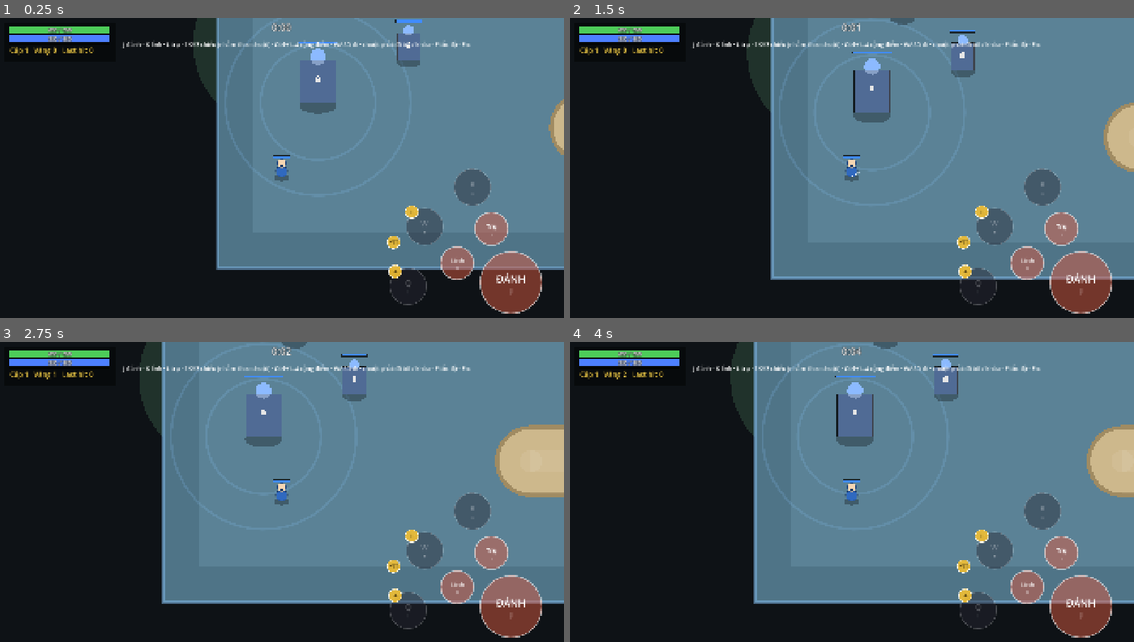
Above: before the commit, frames 1-4 (two rows, left to right).
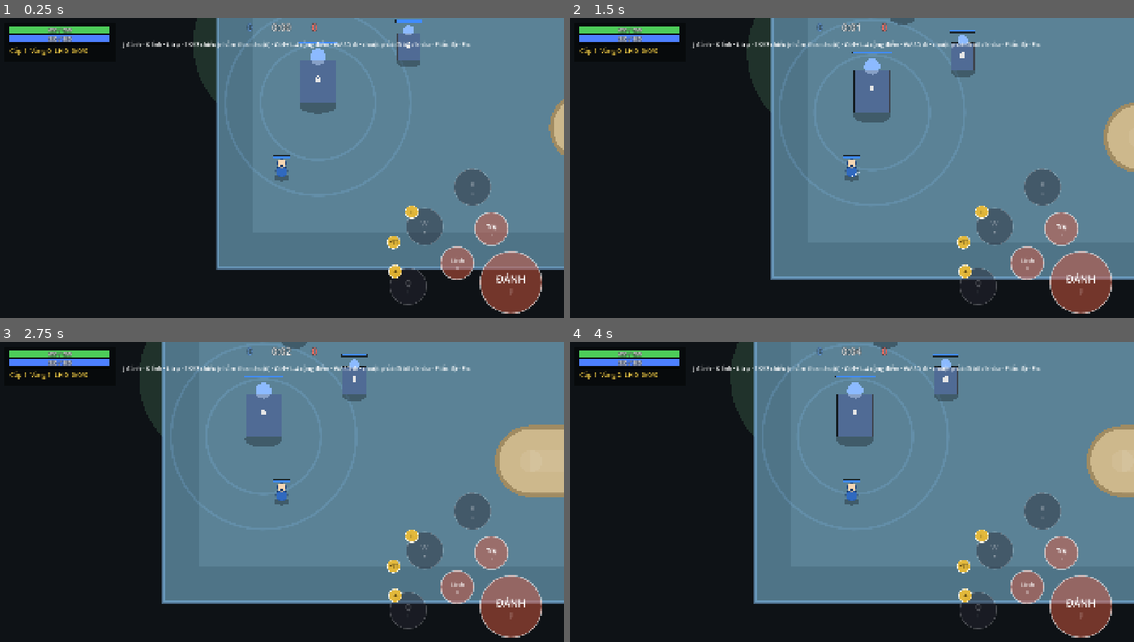
Above: after the commit, the same moments.

Repository: langhoangtien/clash-born-v2
Game: Godot game, scene res://app/match_scene.tscn
Two runs of this game, one before a commit and one after it. Both use one fixed random seed, a clock stepped at 60 frames per second and the inputs below. This scene is started directly instead of the project's main scene.
Inputs (mouse positions are in pixels of both pictures, inside the frame that each line leads up to):
- Up to frame 1 (0.25 s): no input
- Up to frame 2 (1.5 s): tap Enter at 0.5 s; drag from (665, 258) to (908, 108) at 0.52 s; drag from (1038, 243) to (823, 240) at 1.27 s
- Up to frame 3 (2.75 s): move the mouse to (468, 567) at 2.02 s; hold D from 2.03 s (still down); tap 5 at 2.1 s; click (468, 567) at 2.17 s
- Up to frame 4 (4 s): release D at 2.75 s; drag from (823, 564) to (682, 453) at 2.77 s; tap Space at 3.5 s; move the mouse to (1021, 549) at 3.52 s; hold A from 3.53 s (still down); tap K at 3.6 s; click (1021, 549) at 3.67 s

The runs differ from the first frame. In frame 1, 0.2% of the frame differs, in the area x 1-57%, y 1-13%; in frame 2, 0.2%; in frame 3, 0.2%; in frame 4, 0.2%.

Commit message:
M4.0: buff/debuff bar at bottom center left of Q, KDA with assists (ECO-09), team score (D-66)
Co-Authored-By: Claude Opus 5.5 <noreply@anthropic.com>
Claude-Session: https://claude.ai/code/session_01U9XXiwXKA4KHDW2xJbUPmE

Diff:
--- a/app/match_scene.gd
+++ b/app/match_scene.gd
@@ -22,6 +22,7 @@
 @onready var skill_buttons: SkillButtons = $Hud/SkillButtons
 @onready var talent_panel: TalentPanel = $Hud/TalentPanel
 @onready var aim_indicator: AimIndicator = $AimIndicator
+@onready var buff_bar: BuffBar = $Hud/BuffBar
 
 var world: World
 var runner: SimRunner
@@ -55,6 +56,8 @@
 	skills.talents = talent_panel
 	skills.connect_signals()
 	match_hud.world = world
+	buff_bar.world = world
+	buff_bar.hero = hero
 	match_hud.hero = hero
 	hud.text = HELP
 
@@ -73,6 +76,7 @@
 	camera.position = units_view.display_position(hero)
 	match_hud.speed = runner.speed
 	skills.refresh()
+	buff_bar.right_limit = skill_buttons.global_position.x + skill_buttons.skill_center(0).x - SkillButtons.SKILL_RADIUS
 	if world.winner >= 0 and result == null:
 		_show_result()
 
--- a/app/match_scene.tscn
+++ b/app/match_scene.tscn
@@ -10,6 +10,7 @@
 [ext_resource type="Script" path="res://view/hud/skill_buttons.gd" id="8_skill"]
 [ext_resource type="Script" path="res://view/hud/talent_panel.gd" id="9_talent"]
 [ext_resource type="Script" path="res://view/hud/aim_indicator.gd" id="10_aim"]
+[ext_resource type="Script" path="res://view/hud/buff_bar.gd" id="11_buff"]
 
 [node name="MatchScene" type="Node2D"]
 script = ExtResource("1_match")
@@ -37,6 +38,14 @@
 anchor_bottom = 1.0
 mouse_filter = 2
 script = ExtResource("7_hud")
+
+[node name="BuffBar" type="Control" parent="Hud"]
+layout_mode = 3
+anchors_preset = 15
+anchor_right = 1.0
+anchor_bottom = 1.0
+mouse_filter = 2
+script = ExtResource("11_buff")
 
 [node name="Info" type="Label" parent="Hud"]
 offset_left = 420.0
--- a/content/balance/balance_settings.tres
+++ b/content/balance/balance_settings.tres
@@ -59,3 +59,4 @@
 hero_kill_gold_per_level = 10
 death_gold_per_level = 25
 talent_level = 20
+assist_window = 15.0
--- a/sim/core/balance_settings.gd
+++ b/sim/core/balance_settings.gd
@@ -81,6 +81,8 @@
 @export var hero_kill_gold_per_level: int
 ## ECO-05: chết mất death_gold_per_level × cấp vàng.
 @export var death_gold_per_level: int
+## ECO-09: hero gây sát thương lên hero địch trong chừng này giây trước khi nó chết được tính hỗ trợ.
+@export var assist_window: float
 
 @export_group("Điều khiển (CTL)")
 ## CTL-02: tầm tìm mục tiêu = tầm đánh + chừng này.
--- a/sim/systems/damage_system.gd
+++ b/sim/systems/damage_system.gd
@@ -34,6 +34,8 @@
 			if source != null and source.kind == Entity.Kind.HERO and target.kind == Entity.Kind.HERO and source.team != target.team:
 				world.emit(&"hero_attacked_hero", r.source_id, r.target_id)  # DEF-11
 		amount = Effects.absorb(world, target, amount)  # EFF-06
+		if source != null and source.kind == Entity.Kind.HERO and target.kind == Entity.Kind.HERO and source.team != target.team:
+			target.damaged_by[source.id] = world.tick  # ECO-09
 		target.health -= amount
 		if amount > 0.0 and (target.kind == Entity.Kind.HERO or (source != null and source.kind == Entity.Kind.HERO)):
 			world.note(&"crit" if r.crit else &"damage", target.position, amount)
--- a/sim/systems/death_system.gd
+++ b/sim/systems/death_system.gd
@@ -106,4 +106,21 @@
 		h.gold += gold / paid.size()
 	if not paid.is_empty():
 		world.emit(&"kill_credited", paid[0].id, e.id, gold)
+	_count_kda(world, e, killer)
 	e.gold = maxi(0, e.gold - b.death_gold_per_level * level)
+
+
+## ECO-09: kẻ hạ (hero) +1 hạ; nạn nhân +1 chết; hero địch khác đã gây sát thương trong
+## `assist_window` giây +1 hỗ trợ.
+func _count_kda(world: World, victim: Entity, killer: Entity) -> void:
+	victim.deaths += 1
+	if killer != null:
+		killer.kills += 1
+	var since: int = world.tick - SimClock.seconds_to_ticks(world.balance.assist_window)
+	var ids: Array = victim.damaged_by.keys()
+	ids.sort()
+	for id: int in ids:
+		var h: Entity = world.find_entity(id)
+		if h != null and h != killer and victim.damaged_by[id] >= since:
+			h.assists += 1
+	victim.damaged_by.clear()
--- a/sim/world/entity.gd
+++ b/sim/world/entity.gd
@@ -43,6 +43,11 @@
 var attribute_bonus_count: int = 0
 ## TAL-01: ô kỹ năng đã chọn talent (-1 = chưa).
 var talent_slot: int = -1
+## ECO-09: hạ / chết / hỗ trợ; hero địch đã gây sát thương lên mình → tick gần nhất.
+var kills: int = 0
+var deaths: int = 0
+var assists: int = 0
+var damaged_by: Dictionary[int, int] = {}
 var gold: int = 0
 var last_hits: int = 0
 var killer_id: int = -1
--- /dev/null
+++ b/sim/world/match_score.gd
@@ -0,0 +1,11 @@
+class_name MatchScore
+extends RefCounted
+## Tỷ số trận (ECO-09): số lần hero đội kia đã chết.
+
+
+static func team_kills(world: World, team: int) -> int:
+	var total: int = 0
+	for e: Entity in world.entities:
+		if e.kind == Entity.Kind.HERO and e.team != team and e.team != 2:
+			total += e.deaths
+	return total
--- a/sim/world/world.gd
+++ b/sim/world/world.gd
@@ -186,7 +186,7 @@
 	for e: Entity in entities:
 		ctx.update(PackedInt64Array([e.id, e.team, e.kind, e.order.type, int(e.order.finished), e.order.target_id,
 			int(e.alive), int(e.locked), int(e.returning), int(e.has_origin), e.aggro_target_id, e.aggro_until_tick, e.attack_phase, e.attack_target_id, e.attack_start_tick, e.attack_release_tick, e.next_attack_tick,
-			e.lock_target_id, e.respawn_tick, e.gold, e.last_hits, e.skill_points, e.attribute_bonus_count, e.talent_slot]).to_byte_array())
+			e.lock_target_id, e.respawn_tick, e.gold, e.last_hits, e.skill_points, e.attribute_bonus_count, e.talent_slot, e.kills, e.deaths, e.assists]).to_byte_array())
 		ctx.update(PackedFloat64Array([e.position.x, e.position.y, e.radius, e.health, e.mana,
 			e.order.point.x, e.order.point.y, e.order.direction.x, e.order.direction.y,
 			e.chase_origin.x, e.chase_origin.y, e.xp]).to_byte_array())
--- /dev/null
+++ b/tests/sim/systems/test_kda.gd
@@ -0,0 +1,60 @@
+extends TestCase
+## M4.0: KDA (ECO-09): hạ / chết / hỗ trợ trong `assist_window` giây.
+
+const Fixture = preload("res://tests/sim/core/balance_fixture.gd")
+
+
+func _world() -> World:
+	var b: BalanceSettings = Fixture.make()
+	b.assist_window = 15.0
+	return World.new(1, b)
+
+
+func _hero(w: World, team: int) -> Entity:
+	var e: Entity = Entity.new()
+	e.team = team
+	e.radius = 24.0
+	e.stats = StatBlock.new(w.balance)
+	e.stats.set_base(StatId.Id.MAX_HP, 1000)
+	e.stats.set_base(StatId.Id.DAMAGE_TAKEN_MULTIPLIER, 1.0)
+	return w.add_entity(e)
+
+
+func _hit(w: World, source: Entity, target: Entity, amount: float) -> void:
+	var r: DamageRequest = DamageRequest.new()
+	r.source_id = source.id if source != null else -1
+	r.target_id = target.id
+	r.raw = amount
+	r.damage_type = DamageFormulas.DamageType.PURE
+	w.damage_requests.append(r)
+	w.step()
+
+
+func test_ECO_09_kill_death_and_assist() -> void:
+	var w: World = _world()
+	var a: Entity = _hero(w, 0)
+	var helper: Entity = _hero(w, 0)
+	var late: Entity = _hero(w, 0)
+	var victim: Entity = _hero(w, 1)
+	_hit(w, late, victim, 10.0)
+	for i: int in range(16 * 30):
+		w.step()
+	_hit(w, helper, victim, 100.0)
+	_hit(w, a, victim, 5000.0)
+	assert_eq(a.kills, 1)
+	assert_eq(victim.deaths, 1)
+	assert_eq(helper.assists, 1, "gây sát thương trong 15 s trước khi chết")
+	assert_eq(late.assists, 0, "quá 15 s thì không tính")
+	assert_eq(a.assists, 0, "kẻ hạ không tính hỗ trợ")
+
+
+func test_ECO_09_tower_kill_counts_death_and_assists_only() -> void:
+	var w: World = _world()
+	var a: Entity = _hero(w, 0)
+	var victim: Entity = _hero(w, 1)
+	_hit(w, a, victim, 100.0)
+	_hit(w, null, victim, 5000.0)
+	assert_eq(victim.deaths, 1)
+	assert_eq(a.kills, 0)
+	assert_eq(a.assists, 1)
+	assert_eq(MatchScore.team_kills(w, 0), 1, "tỷ số tính theo số lần hero đội kia chết")
--- a/tests/view/test_match_hud.gd
+++ b/tests/view/test_match_hud.gd
@@ -64,3 +64,40 @@
 	assert_eq(hero.talent_slot, AbilityDef.Slot.W)
 	assert_false(scene.talent_panel.visible)
 	scene.free()
+
+
+func test_M40_buff_bar_entries_and_layout() -> void:
+	var w: World = World.new(1, BalanceSettings.new())
+	var e: Entity = Entity.new()
+	e.stats = StatBlock.new(w.balance)
+	w.add_entity(e)
+	var passive: EffectDef = EffectDef.new()
+	passive.id = &"innate"
+	passive.duration = "0"
+	passive.tags = [&"passive"]
+	var slow: EffectDef = EffectDef.new()
+	slow.id = &"slow"
+	slow.display_name = "Băng giá"
+	slow.duration = "2"
+	slow.tags = [&"debuff"]
+	var shield: EffectDef = EffectDef.new()
+	shield.id = &"shield"
+	shield.display_name = "Giáp Sắt"
+	shield.duration = "4"
+	shield.tags = [&"buff"]
+	Effects.apply(w, e, passive, e)
+	Effects.apply(w, e, slow, null)
+	Effects.apply(w, e, shield, e)
+	var entries: Array = BuffBar.entries(w, e)
+	assert_eq(entries.size(), 2, "nội tại (passive) không hiện")
+	assert_eq(entries[0][0], shield, "buff trước, debuff sau")
+	assert_true(entries[1][1], "debuff")
+	assert_near(entries[0][2], 1.0, 0.01, "còn đủ thời gian")
+	var bar: BuffBar = BuffBar.new()
+	bar.size = Vector2(1280, 720)
+	bar.right_limit = 900.0
+	var row: Rect2 = bar.row_rect(3)
+	assert_near(row.get_center().x, 640.0, 1.0, "căn giữa màn hình")
+	bar.right_limit = 680.0
+	assert_true(bar.row_rect(12).end.x <= 680.0, "nhiều icon thì dồn sang trái, không đè nút Q")
+	bar.free()
--- /dev/null
+++ b/view/hud/buff_bar.gd
@@ -0,0 +1,85 @@
+class_name BuffBar
+extends Control
+## Hàng buff/debuff của hero người chơi (M4.0), đáy màn hình, căn giữa, không vượt sang nút Q
+## (`right_limit`). Mỗi ô: viền xanh = buff, đỏ = debuff; phần tối quét theo thời gian đã qua;
+## số tầng góc dưới. Có hình (ArtLibrary theo art_id) thì vẽ hình, chưa có thì chữ viết tắt.
+## Không hiện hiệu ứng `passive`. Chỉ đọc World.
+
+const ICON: float = 56.0
+const GAP: float = 6.0
+const BOTTOM_MARGIN: float = 14.0
+
+var world: World
+var hero: Entity
+## Mép trái của nút Q (px màn hình); hàng icon không vượt qua.
+var right_limit: float = INF
+
+
+## [hiệu ứng, là debuff, phần thời gian còn lại 0..1 (1 = vĩnh viễn), số tầng]; buff trước.
+static func entries(w: World, e: Entity) -> Array:
+	var buffs: Array = []
+	var debuffs: Array = []
+	for inst: EffectInstance in e.effects:
+		if inst.def.tags.has(&"passive"):
+			continue
+		var total: int = inst.end_tick - inst.start_tick
+		var left: float = 1.0 if inst.end_tick < 0 or total <= 0 else clampf(float(inst.end_tick - w.tick) / total, 0.0, 1.0)
+		var debuff: bool = inst.def.tags.has(&"debuff")
+		(debuffs if debuff else buffs).append([inst.def, debuff, left, inst.stacks])
+	return buffs + debuffs
+
+
+func row_rect(count: int) -> Rect2:
+	var width: float = count * ICON + maxi(0, count - 1) * GAP
+	var left: float = size.x * 0.5 - width * 0.5
+	left = minf(left, right_limit - GAP - width)
+	return Rect2(Vector2(maxf(left, 0.0), size.y - BOTTOM_MARGIN - ICON), Vector2(width, ICON))
+
+
+func _ready() -> void:
+	mouse_filter = Control.MOUSE_FILTER_IGNORE
+
+
+func _process(_delta: float) -> void:
+	queue_redraw()
+
+
+func _draw() -> void:
+	if world == null or hero == null:
+		return
+	var list: Array = entries(world, hero)
+	var row: Rect2 = row_rect(list.size())
+	var font: Font = ThemeDB.fallback_font
+	for i: int in range(list.size()):
+		var box: Rect2 = Rect2(row.position + Vector2(i * (ICON + GAP), 0), Vector2(ICON, ICON))
+		_draw_icon(font, box, list[i])
+
+
+func _draw_icon(font: Font, box: Rect2, entry: Array) -> void:
+	var def: EffectDef = entry[0]
+	var border: Color = Color(1.0, 0.35, 0.3) if entry[1] else Color(0.35, 0.9, 0.45)
+	draw_rect(box, Color(0.08, 0.1, 0.14, 0.85))
+	var tex: Texture2D = ArtLibrary.texture(def.art_id)
+	if tex != null:
+		draw_texture_rect(tex, box.grow(-3), false)
+	else:
+		_center_text(font, box, _short(def), 14, Color.WHITE)
+	var spent: float = 1.0 - float(entry[2])
+	if spent > 0.0:
+		draw_rect(Rect2(box.position, Vector2(box.size.x, box.size.y * spent)), Color(0, 0, 0, 0.5))
+	draw_rect(box, border, false, 3.0)
+	if entry[3] > 1:
+		draw_string_outline(font, box.end - Vector2(14, 4), str(entry[3]), HORIZONTAL_ALIGNMENT_LEFT, -1, 16, 4, Color.BLACK)
+		draw_string(font, box.end - Vector2(14, 4), str(entry[3]), HORIZONTAL_ALIGNMENT_LEFT, -1, 16, Color.WHITE)
+
+
+## Chữ viết tắt tạm (tới khi có icon): từ cuối của tên, tối đa 5 ký tự, viết hoa.
+static func _short(def: EffectDef) -> String:
+	var name: String = def.display_name if not def.display_name.is_empty() else String(def.id)
+	var words: PackedStringArray = name.split(" ", false)
+	return words[-1].to_upper().left(5) if words.size() > 0 else "?"
+
+
+func _center_text(font: Font, box: Rect2, text: String, font_size: int, color: Color) -> void:
+	var w: float = font.get_string_size(text, HORIZONTAL_ALIGNMENT_LEFT, -1, font_size).x
+	draw_string(font, box.get_center() + Vector2(-w * 0.5, font_size * 0.35), text, HORIZONTAL_ALIGNMENT_LEFT, -1, font_size, color)
--- a/view/hud/match_hud.gd
+++ b/view/hud/match_hud.gd
@@ -39,6 +39,7 @@
 		return
 	var font: Font = ThemeDB.fallback_font
 	var top: String = clock_text(world.tick) + ("   ×%d" % speed if speed > 1 else "")
+	_score(font)
 	_text(font, Vector2(size.x * 0.5, 44), top, 34, Color.WHITE, true)
 	draw_rect(PANEL, Color(0, 0, 0, 0.45))
 	var x: float = PANEL.position.x + 20
@@ -46,7 +47,7 @@
 	var max_mana: float = maxf(1.0, hero.stats.get_stat(StatId.Id.MAX_MANA))
 	_bar(font, Vector2(x, 30), hero.health, max_hp, HP_COLOR)
 	_bar(font, Vector2(x, 60), hero.mana, max_mana, MANA_COLOR)
-	_text(font, Vector2(x, 120), "Cấp %d   Vàng %d   Last hit %d" % [hero.stats.level(), hero.gold, hero.last_hits], 24, Color(1, 0.85, 0.3), false)
+	_text(font, Vector2(x, 120), "Cấp %d  Vàng %d  LH %d  %d/%d/%d" % [hero.stats.level(), hero.gold, hero.last_hits, hero.kills, hero.deaths, hero.assists], 22, Color(1, 0.85, 0.3), false)
 	if hero.stats.level() < world.balance.hero_max_level:
 		var need: float = float(Progression.xp_to_next(world, hero.stats.level()))
 		draw_rect(Rect2(Vector2(x, 88), Vector2(BAR.x, 6)), Color(0, 0, 0, 0.7))
@@ -69,3 +70,10 @@
 	var w: float = font.get_string_size(text, HORIZONTAL_ALIGNMENT_LEFT, -1, font_size).x if centered else 0.0
 	draw_string_outline(font, at - Vector2(w * 0.5, 0), text, HORIZONTAL_ALIGNMENT_LEFT, -1, font_size, 6, Color(0, 0, 0, 0.8))
 	draw_string(font, at - Vector2(w * 0.5, 0), text, HORIZONTAL_ALIGNMENT_LEFT, -1, font_size, color)
+
+
+## Tỷ số hai đội hai bên đồng hồ (ECO-09).
+func _score(font: Font) -> void:
+	var c: float = size.x * 0.5
+	_text(font, Vector2(c - 110, 44), str(MatchScore.team_kills(world, 0)), 34, Color(0.45, 0.7, 1.0), true)
+	_text(font, Vector2(c + 110, 44), str(MatchScore.team_kills(world, 1)), 34, Color(1.0, 0.45, 0.4), true)
Not shown: 1 places in app/match_scene.tscn that only renumber resources
Not shown, added: sim/world/match_score.gd.uid
Not shown, added: tests/sim/systems/test_kda.gd.uid
Not shown, added: view/hud/buff_bar.gd.uid
Not shown, changed: docs/DECISIONS.md
Not shown, changed: docs/GAME_RULES.md
Not shown, changed: docs/ROADMAP.md
